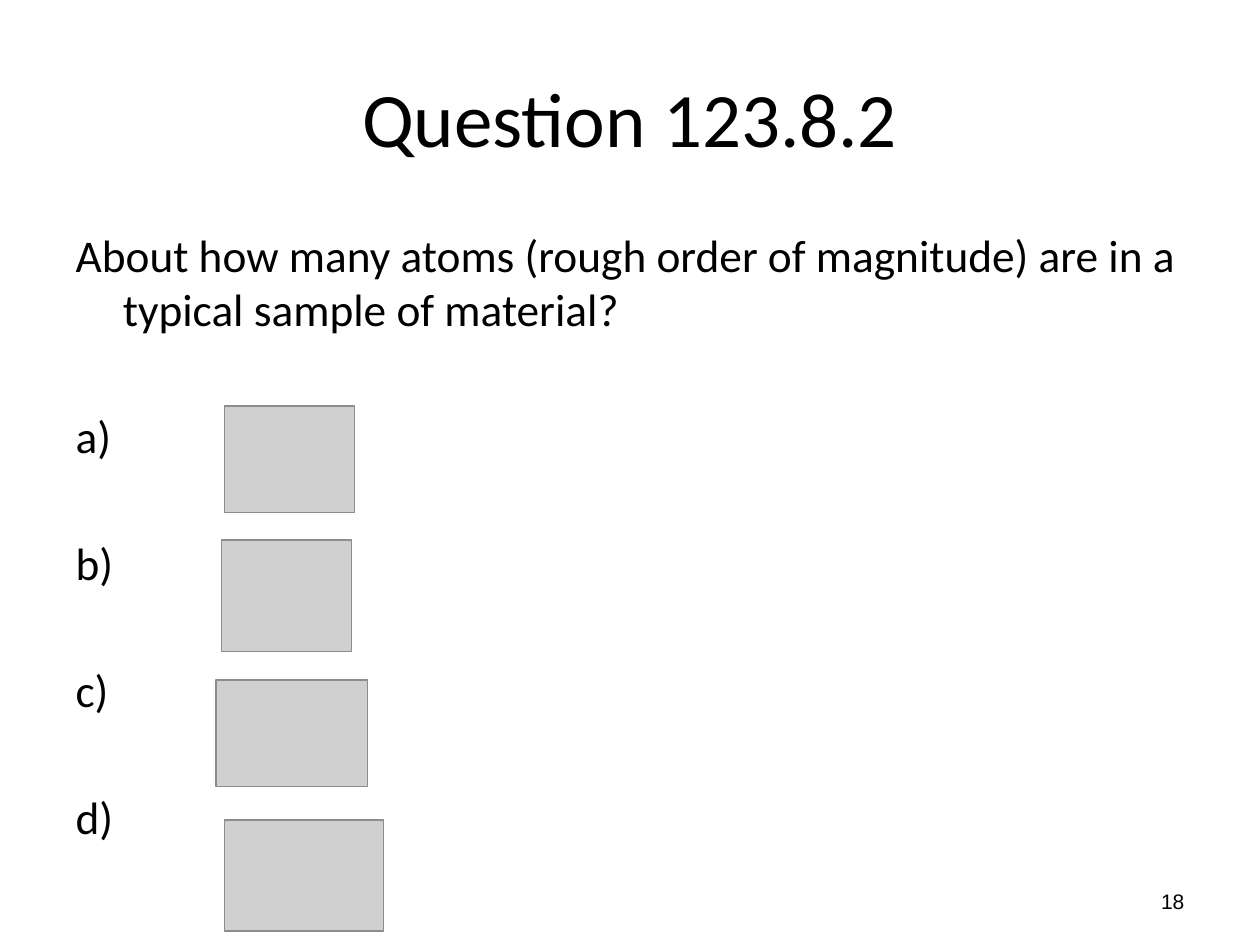
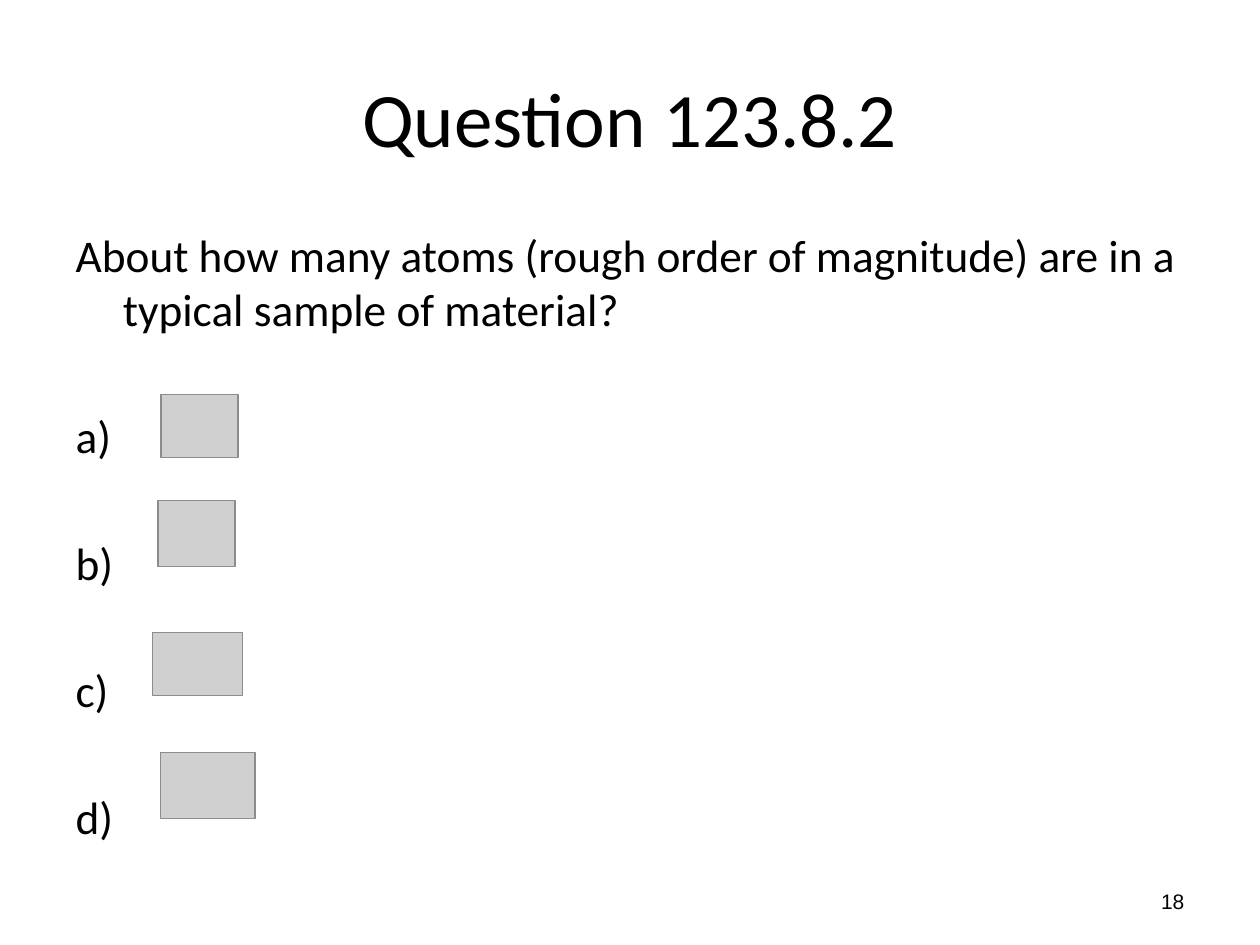
Before and after one commit to rtlines/Introductory-Physics-II, a slide deck: slide 18 of Lecture_Slides/PH 123 Lecture 28.pptx. Drawn at 1260x945 pixels with LibreOffice and Linux fonts; fonts in the diff are those of the drawing; grey boxes stand for pictures. Boxes give left, top, right and bottom in pixels: in the first picture for what was removed or moved away, otherwise in the second. Text is boxed around its words. In the diff, an @@ line names an element or a change of style, - is before the commit and + after.

```diff
--- a/Lecture_Slides/PH 123 Lecture 28.pptx
+++ b/Lecture_Slides/PH 123 Lecture 28.pptx
@@ picture added at <box>161,394,238,457</box> @@
@@ picture removed at <box>224,406,354,513</box> @@
@@ picture added at <box>158,500,234,566</box> @@
@@ picture removed at <box>222,541,352,651</box> @@
@@ picture added at <box>152,633,242,696</box> @@
@@ picture removed at <box>217,680,368,786</box> @@
@@ picture added at <box>161,752,256,818</box> @@
@@ picture removed at <box>224,820,383,931</box> @@
```
Also in this commit, not shown: 1 other slide changed, 16 other files.
